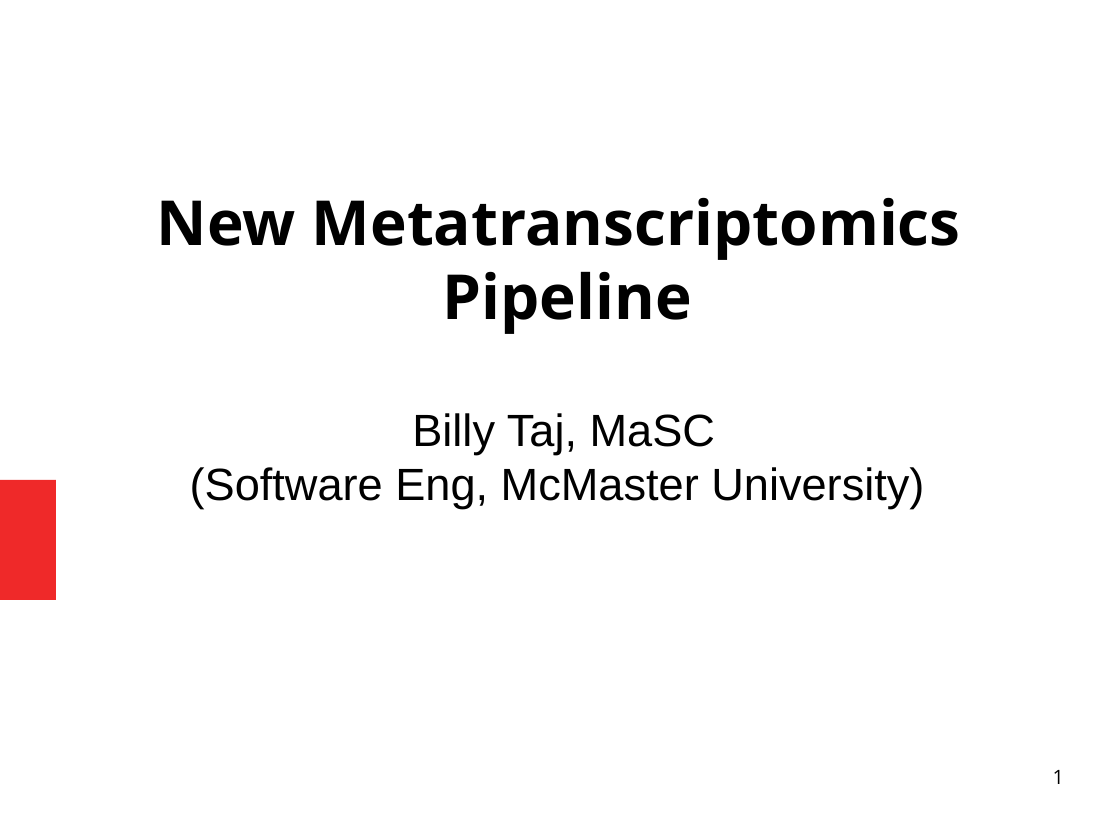
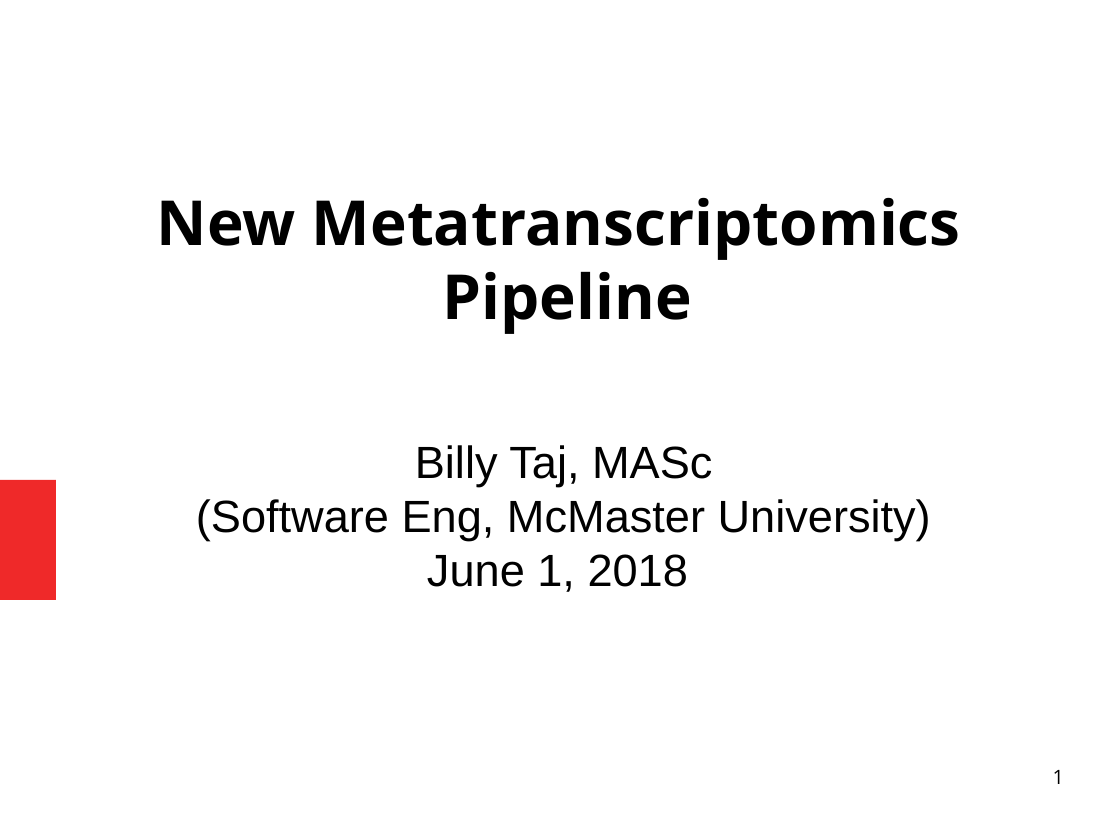
Before and after one commit to billytaj/parkinson_int_meta_pipe, a slide deck: slide 1 of Documentation/mbd_quick_2.odp. Drawn at 1120x840 pixels with LibreOffice and Linux fonts; fonts in the diff are those of the drawing. Boxes give left, top, right and bottom in pixels: in the first picture for what was removed or moved away, otherwise in the second. Text is boxed around its words. In the diff, an @@ line names an element or a change of style, - is before the commit and + after.

```diff
--- a/Documentation/mbd_quick_2.odp
+++ b/Documentation/mbd_quick_2.odp
@@ subtitle at [196,445,931,592]: text changed @@
-Billy Taj, MaSC
-(Software Eng, McMaster University)
+Billy Taj, MASc
+(Software Eng, McMaster University)
+June 1, 2018
```
Also in this commit, not shown: 5 other slides changed, 2 other files.
